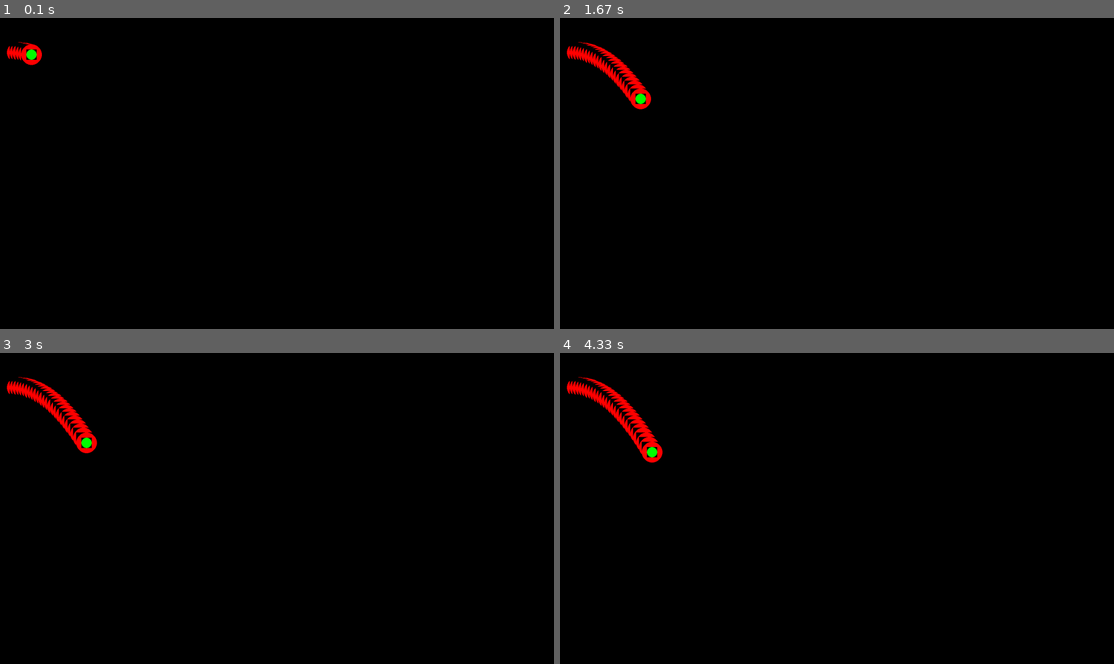
Above: before the commit, frames 1-4 (two rows, left to right).
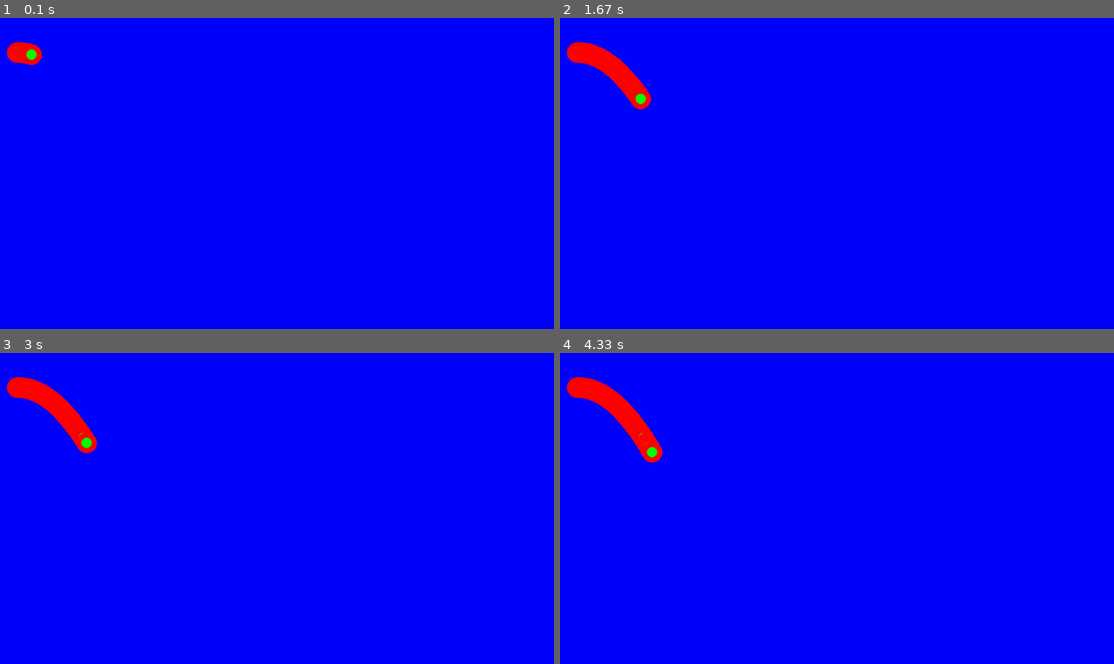
Above: after the commit, the same moments.

Repository: MestreLion/rainballs
Game: pygame game, started from rainballs.py
Two runs of this game, one before a commit and one after it. Both use one fixed random seed, a clock stepped at 60 frames per second and the inputs below. The source is Python 2; it was converted automatically to run under Python 3.
Inputs:
- Up to frame 1 (0.1 s): no input
- Up to frame 2 (1.67 s): tap Space at 0.33, 0.73, 1.03, 1.23 s
- Up to frame 3 (3 s): tap Space at 1.77, 2.32 s
- Up to frame 4 (4.33 s): tap Space at 3.07, 3.95 s

The runs differ from the first frame. In frame 1, 100% of the frame differs, in the area x 0-100%, y 0-100%; in frame 2, 99%; in frame 3, 99%; in frame 4, 99%.

Commit message:
set colorkey to get rid of the "rattlesnakes"

Diff:
--- a/rainballs.py
+++ b/rainballs.py
@@ -45,12 +45,12 @@
 # Render stuff
 SCREEN_SIZE = (1600, 900)     # Fullscreen ignores this and always use desktop resolution
 FPS = 0 if BENCHMARK else 60  # 0 for unbounded
-BG_COLOR = BLACK
+BG_COLOR = BLUE
 
 
 # Physics stuff - Units in pixels/second
 GRAVITY = (0, -2000)                 # A vector, like everything else
-DAMPING = (1, 1)                     # Velocity restitution coefficient of collisions on boundaries
+DAMPING = (1, 0.8)                   # Velocity restitution coefficient of collisions on boundaries
 FRICTION = 0.3                       # Kinetic coefficient of friction
 TIMESTEP = 1./(FPS or 60)            # dt of physics simulation
 
@@ -108,6 +108,7 @@
         self.rect = self.image.get_rect()
         self._update_rect()
         self.image.fill(BG_COLOR)
+        self.image.set_colorkey(BG_COLOR)
         pygame.draw.circle(self.image, self.color, 2*(self.radius,), self.radius)
 
 
